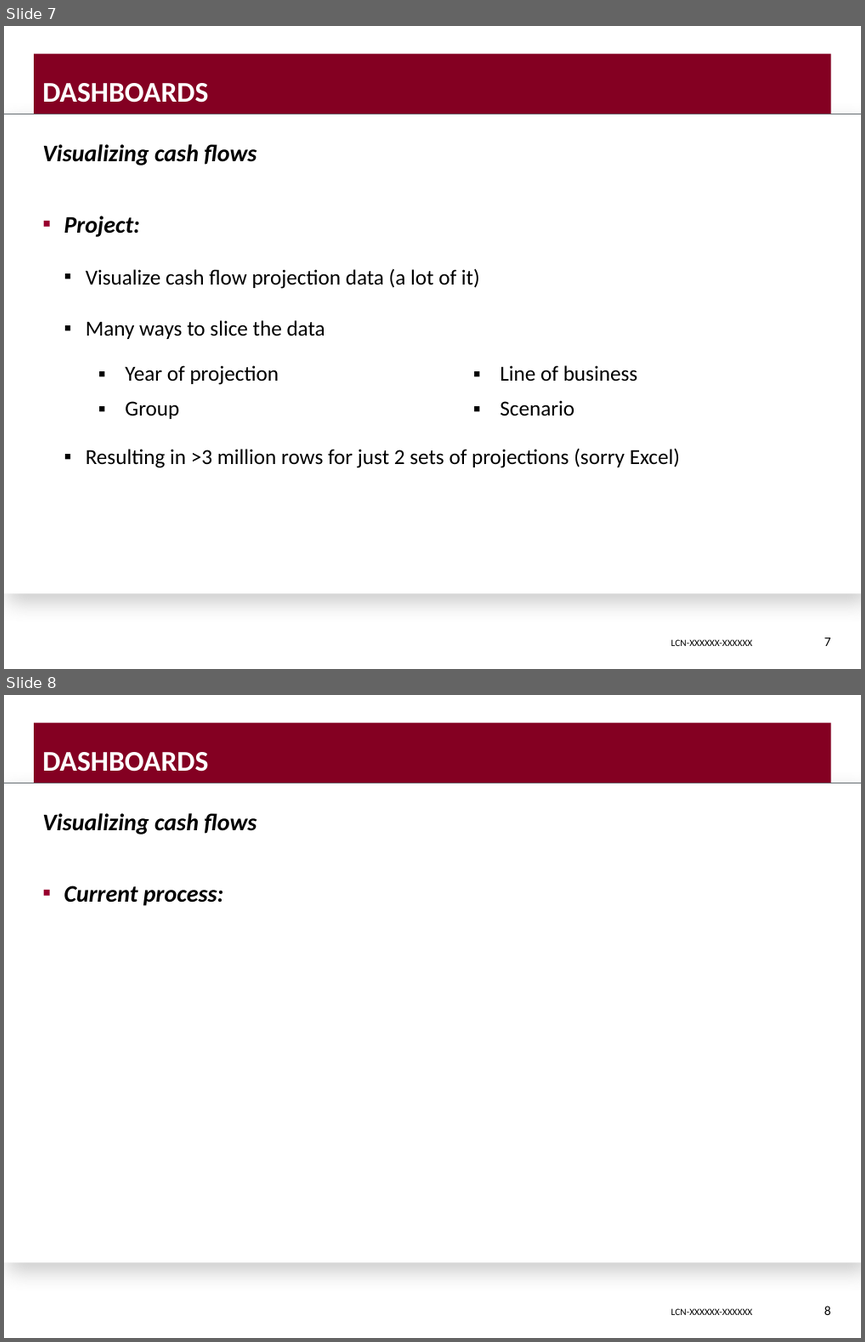
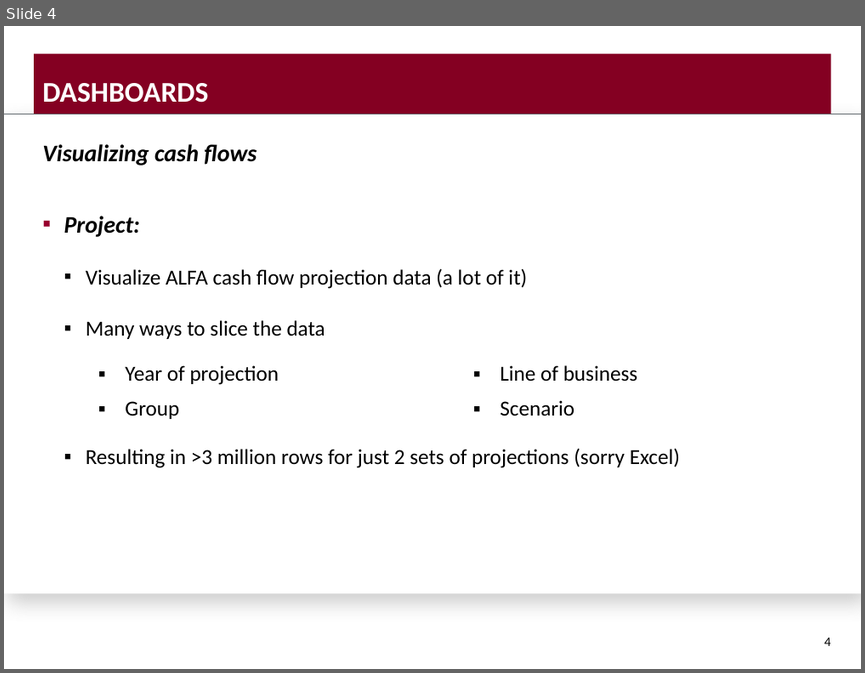
Before and after one commit to DavisVaughan/slides, a slide deck: final-presentation/final-presentation-davis-vaughan.pptx. Shown one above the other, each under a label of ours: slides 7 and 8 before the commit, slide 4 after it. The pictures are 865x1342 and 865x673 pixels, drawn with LibreOffice and Linux fonts; fonts in the diff are those of the drawing; background and template pictures are left out. Boxes give left, top, right and bottom in pixels: in the first picture for what was removed or moved away, otherwise in the second. Text is boxed around its words. In the diff, an @@ line names an element or a change of style, - is before the commit and + after.

```diff
--- a/final-presentation/final-presentation-davis-vaughan.pptx
+++ b/final-presentation/final-presentation-davis-vaughan.pptx
@@ slide 8 removed at (4, 695, 861, 1338), background picture (left out); not listed: 4 template elements that a slide beside it also shows @@
@@ title removed at (42, 752, 208, 771) @@
-DASHBOARDS
@@ text removed at (42, 813, 256, 906) @@
-Visualizing cash flows
-▪ Current process:
@@ page number removed at (824, 1305, 831, 1315) @@
-8
@@ what was slide 7 is now slide 4 @@
@@ slide 4 changed as well @@
@@ text at (86, 268, 527, 289): text changed @@
-  ▪ Visualize cash flow projection data (a lot of it)
+  ▪ Visualize ALFA cash flow projection data (a lot of it)
@@ page number at (824, 637, 831, 646): text changed @@
-7
+4
@@ text removed at (671, 639, 753, 646) @@
-LCN-XXXXXX-XXXXXX
```
Also in this commit, not shown: 19 other slides changed, 1 slide added, 1 other slide removed, 5 other files.
